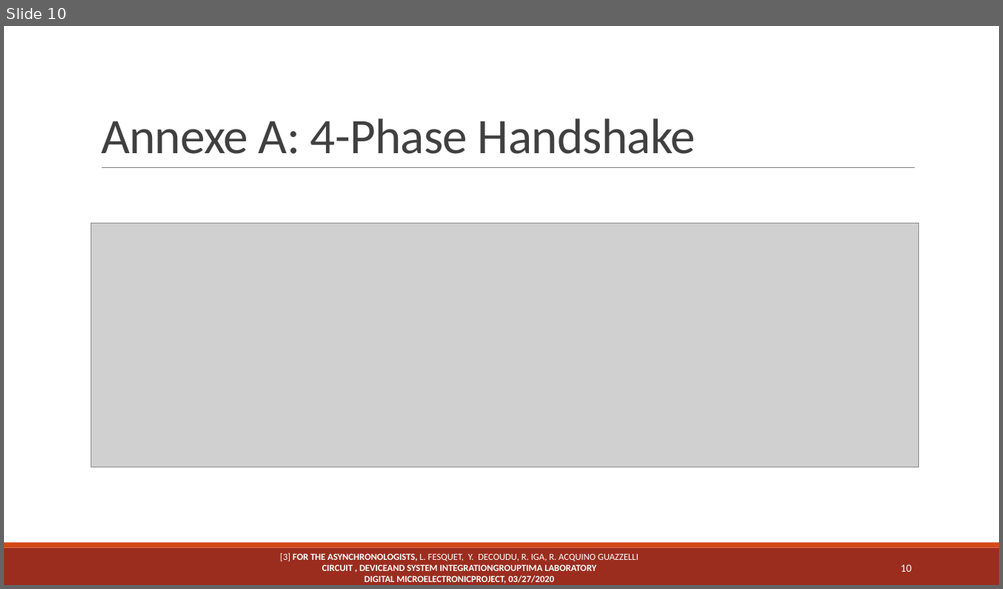
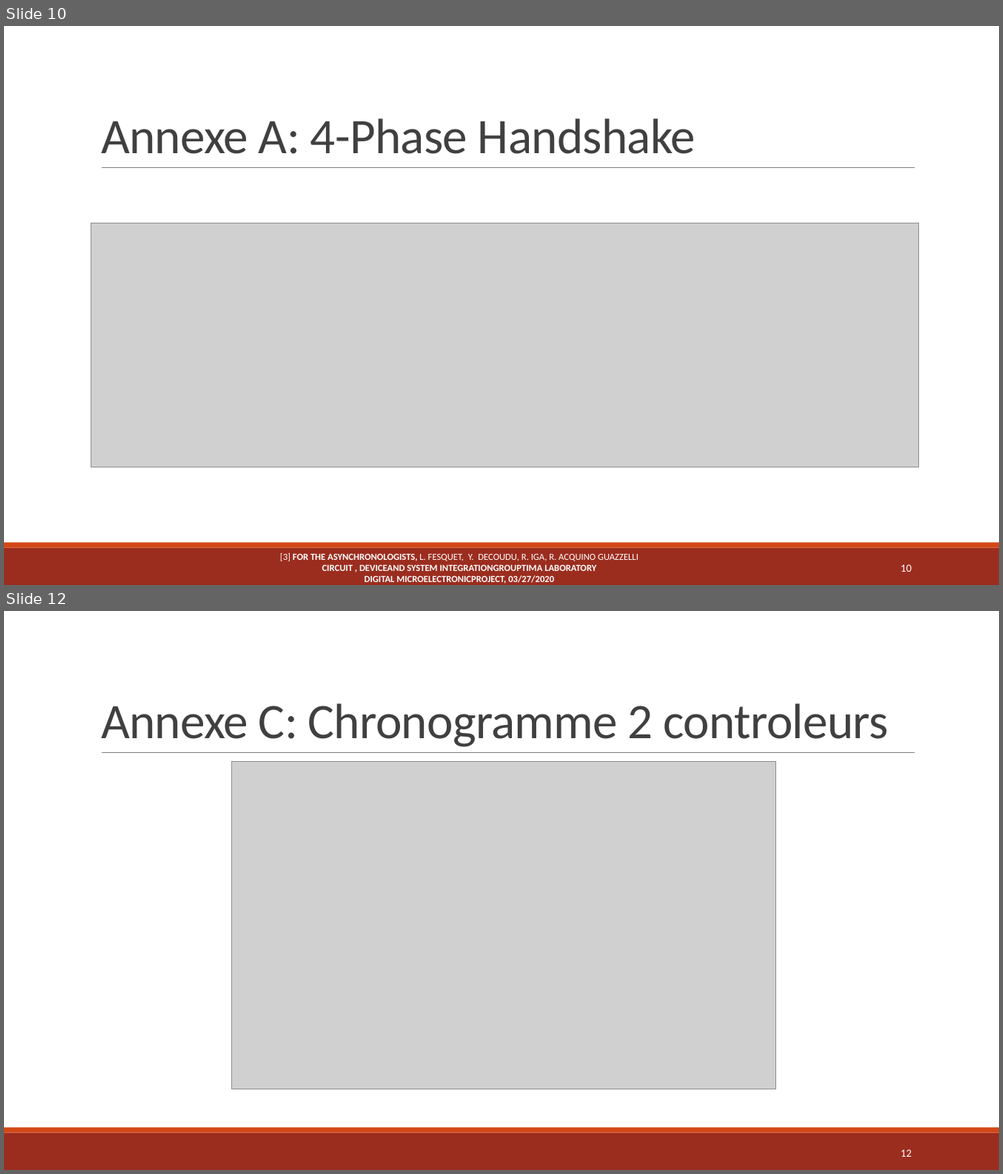
Before and after one commit to XavRobo/IbexAsynchrone, a slide deck: Release/CR/Presentation/ASModee.pptx. Shown one above the other, each under a label of ours: slide 10 before the commit, slides 10 and 12 after it; the slides between them are not shown. The pictures are 1003x589 and 1003x1174 pixels, drawn with LibreOffice and Linux fonts; fonts in the diff are those of the drawing; grey boxes stand for pictures. Boxes give left, top, right and bottom in pixels: in the first picture for what was removed or moved away, otherwise in the second. Text is boxed around its words. In the diff, an @@ line names an element or a change of style, - is before the commit and + after.

```diff
--- a/Release/CR/Presentation/ASModee.pptx
+++ b/Release/CR/Presentation/ASModee.pptx
@@ slide 12 added at (x1=4, y1=611, x2=999, y2=1170), background #FFFFFF; not listed: 3 template elements that a slide beside it also shows @@
@@ title added at (x1=101, y1=703, x2=888, y2=747), 48 pt, text #404040 @@
+Annexe C: Chronogramme 2 controleurs
@@ picture added at (x1=232, y1=762, x2=776, y2=1090) @@
@@ page number added at (x1=900, y1=1150, x2=911, y2=1157), 10.5 pt, text #FFFFFF @@
+12
```
Also in this commit, not shown: 1 slide changed, 1 other slide added, 4 other files.
